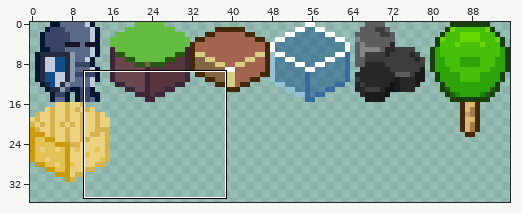
File history of a sprite sheet, atlas.png. The picture above shows the old version from afar; the outline marks the close-up.
Close-up. First the earlier version:
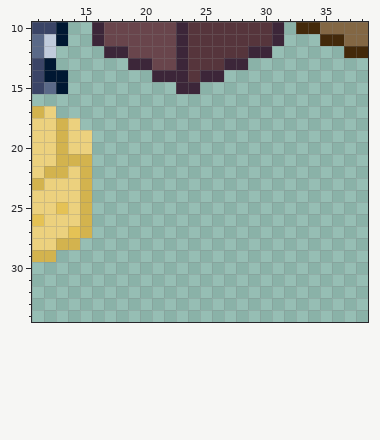
The file is 96x48 pixels. Colours within 5 levels of each other are drawn and written as one. Shown: x 11..38, y 10..34. The wide view leaves out empty margins.
The result:
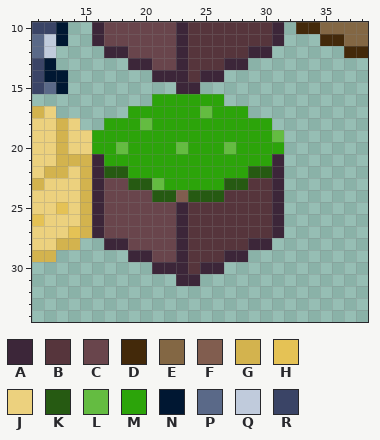
Palette (. is transparent): A #3c2639  B #56353c  C #69454c  D #43290a  E #836744  F #815d4f  G #d3b34e  H #e5c255  J #ecd17e  K #265a12  L #64bc41  M #2ca40a  N #001732  P #5a6988  Q #c0cbdc  R #3a4466
Edits made:
{"y":16,"x":21,"old":"......","new":"MMMMMM"}
{"y":17,"x":19,"old":"..........","new":"MMMMMMLMMM"}
{"y":18,"x":17,"old":"..............","new":"MMMLMMMMMMMMMM"}
{"y":19,"x":16,"old":"................","new":"MMMMMMMMMMMMMMML"}
{"y":20,"x":16,"old":"................","new":"MMLMMMMLMMMLMMMM"}
{"y":21,"x":16,"old":"................","new":"AMMMMMMMMMMMMMMA"}
{"y":22,"x":16,"old":"................","new":"AKKMMMMMMMMMMKKA"}
{"y":23,"x":16,"old":"................","new":"ACCKKLMMMMMKKBBA"}
{"y":24,"x":16,"old":"................","new":"ACCCCKKFKKKBBBBA"}
{"y":25,"x":16,"old":"................","new":"ACCCCCCABBBBBBBA"}
{"y":26,"x":16,"old":"................","new":"ACCCCCCABBBBBBBA"}
{"y":27,"x":16,"old":"................","new":"ACCCCCCABBBBBBBA"}
{"y":28,"x":17,"old":"..............","new":"AACCCCABBBBBAA"}
{"y":29,"x":19,"old":"..........","new":"AACCABBBAA"}
{"y":30,"x":21,"old":"......","new":"AAABAA"}
{"y":31,"x":23,"old":"..","new":"AA"}
{"label":"added","picture_box":[92,94,284,286]}
